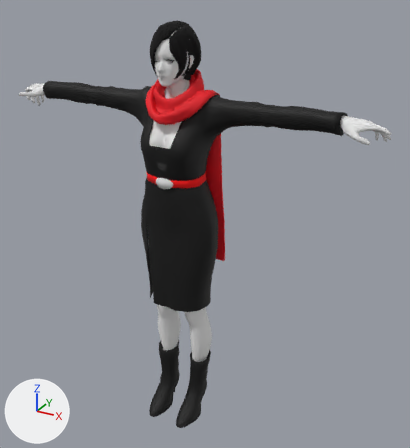
A saved change to the FBX model unity/Scarlet_Production/Assets/scarlet.fbx.
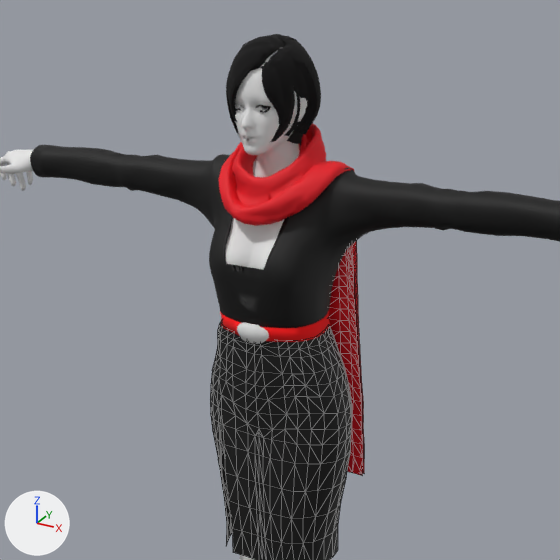
There are two pictures of each version: one whole from a 50 mm camera at (10.94, -17.84, 18.13) aimed at (0.86, 0.49, 8.97), one close up on the part from 6% to 81% of the width and 0% to 69% of the height. The lights are fixed; the arrows at lower left show +X, +Y and +Z. The close-ups show mesh edges as thin lines. Where no turn or scale is listed for an object, it has been applied to the vertices.

Names of what the first close-up shows: 'back:_piece', 'body', 'skirt'.
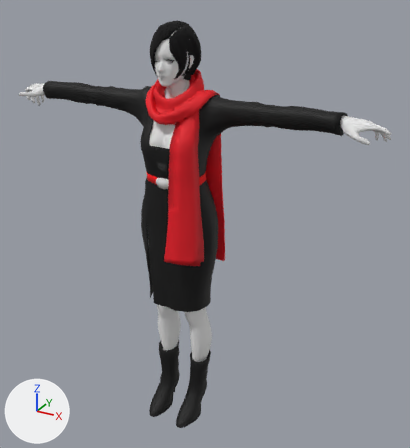
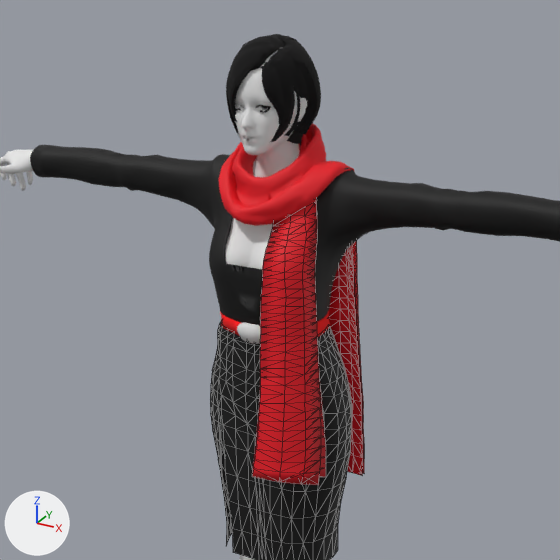
Where the newer file only moved an object's origin or applied its transform, the numbers keep the older frame.

Boxes (x1, y1, x2, y2) around the edits, measured in the close-ups (560 x 560 px):
'front_piece', shown (red): after (252, 199, 326, 485)

The edits, one by one:
Object 'front_piece' (ob_front_piece) is now shown.
